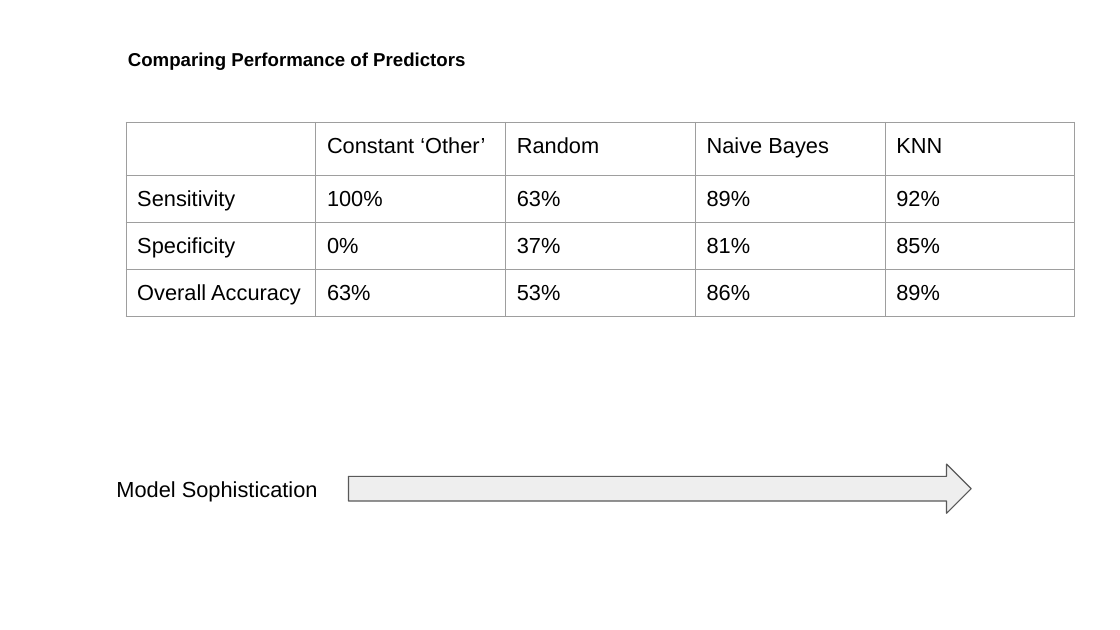
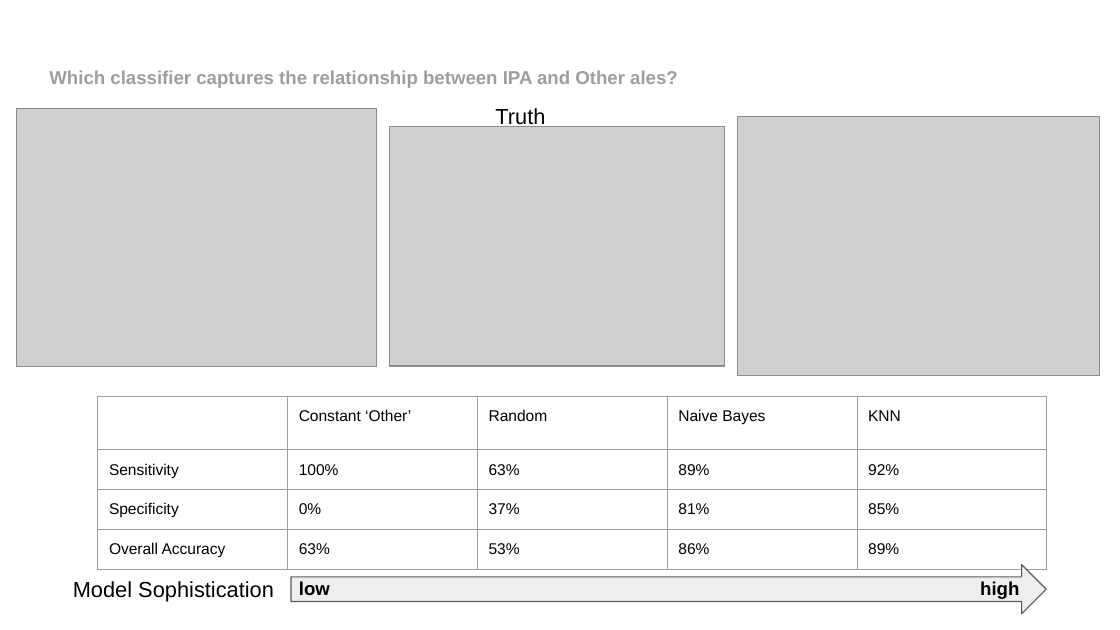
Before and after one commit to rmpalmer/MSDS6306_Fall2019_proj1, a slide deck: slide 12 of CaseStudy_EDA_Palmer_Garrity.pptx (slide 13 before the commit). Drawn at 1120x630 pixels with LibreOffice and Linux fonts; fonts in the diff are those of the drawing; grey boxes stand for pictures. Boxes give left, top, right and bottom in pixels: in the first picture for what was removed or moved away, otherwise in the second. Text is boxed around its words. In the diff, an @@ line names an element or a change of style, - is before the commit and + after.

```diff
--- a/CaseStudy_EDA_Palmer_Garrity.pptx
+++ b/CaseStudy_EDA_Palmer_Garrity.pptx
@@ title removed at bbox=[128, 52, 465, 70] @@
-Comparing Performance of Predictors
@@ title added at bbox=[49, 70, 678, 88], 12 pt, text #9E9E9E, bold @@
+Which classifier captures the relationship between IPA and Other ales?
@@ picture added at bbox=[17, 109, 377, 366] @@
@@ text added at bbox=[495, 108, 545, 129], 14 pt, text #000000 @@
+Truth
@@ picture added at bbox=[737, 116, 1100, 375] @@
@@ picture added at bbox=[390, 127, 725, 366] @@
@@ table at bbox=[97, 396, 1044, 630] @@
@@ size 14 to 10 pt @@
@@ table: place and size @@
-table at bbox=[127, 122, 1073, 489]
+table at bbox=[97, 396, 1044, 630]
@@ text "Model Sophistication": place and size @@
-text "Model Sophistication" at bbox=[116, 481, 318, 501]
+text "Model Sophistication" at bbox=[73, 581, 274, 602]
@@ right arrow: place and size @@
-right arrow at bbox=[348, 464, 971, 513]
+right arrow at bbox=[291, 564, 1046, 614]
@@ text added at bbox=[299, 581, 330, 596], 12 pt, text #000000, bold @@
+low
@@ text added at bbox=[980, 581, 1019, 599], 12 pt, text #000000, bold @@
+high
```
Also in this commit, not shown: 10 other slides changed, 5 slides added, 7 slides removed.
